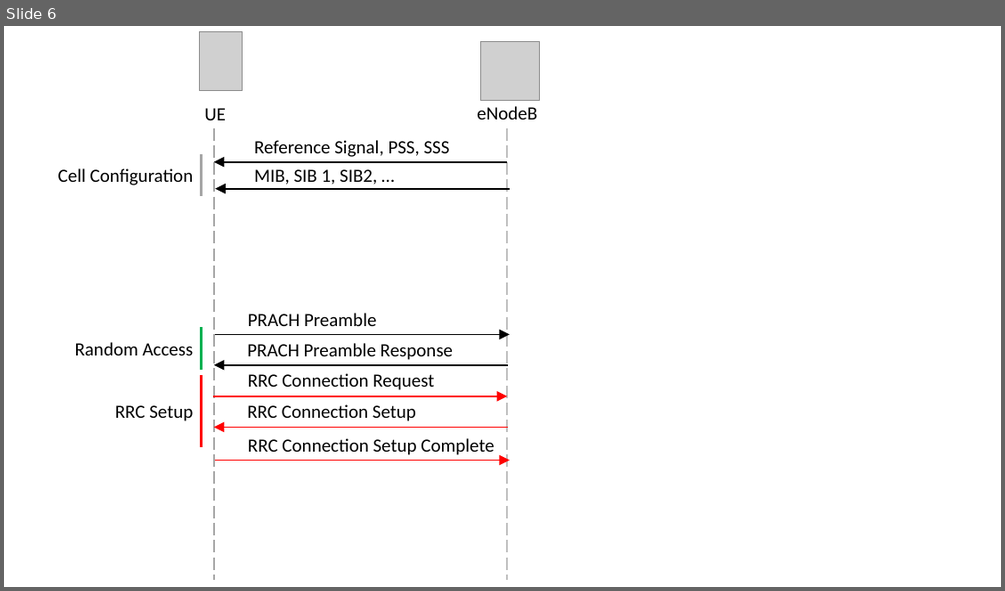
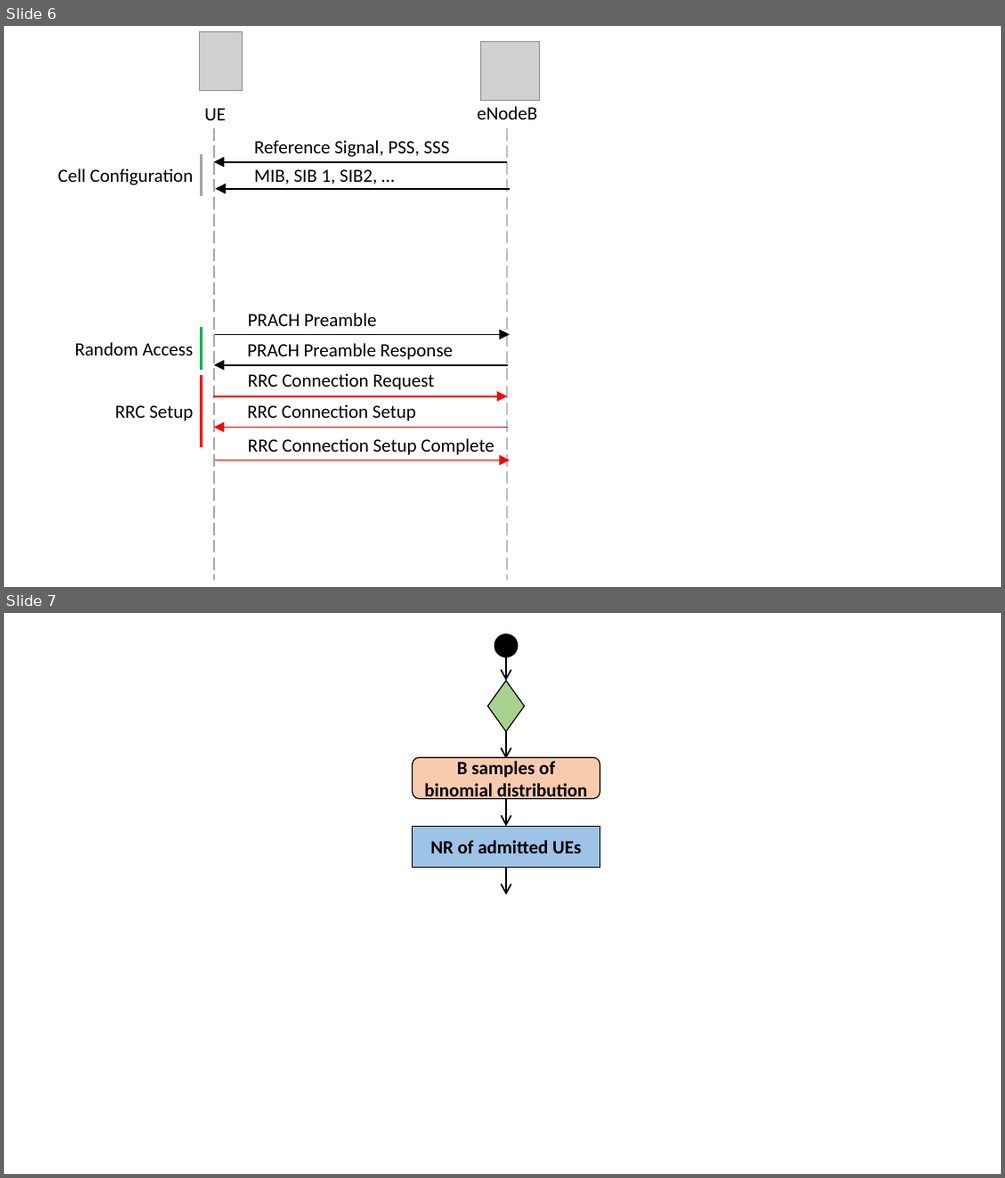
Before and after one commit to lkleinbe/ma_seminar, a slide deck: Figures/Figures_new.pptx. Shown one above the other, each under a label of ours: slide 6 before the commit, slides 6 and 7 after it. The pictures are 1005x591 and 1005x1178 pixels, drawn with LibreOffice and Linux fonts; fonts in the diff are those of the drawing; grey boxes stand for pictures. Boxes give left, top, right and bottom in pixels: in the first picture for what was removed or moved away, otherwise in the second. Text is boxed around its words. In the diff, an @@ line names an element or a change of style, - is before the commit and + after.

```diff
--- a/Figures/Figures_new.pptx
+++ b/Figures/Figures_new.pptx
@@ slide 7 added at (4, 613, 1001, 1174), background #FFFFFF @@
@@ ellipse added at (494, 634, 518, 657), fill #000000, outline #000000 1 pt @@
@@ arrow added from (506, 657) to (506, 681), #000000 1.5 pt @@
@@ diamond added at (488, 681, 525, 731), fill #A9D18E, outline #000000 1 pt @@
@@ arrow added from (506, 731) to (506, 759), #000000 1.5 pt @@
@@ rounded rectangle added at (413, 757, 600, 798), fill #F8CBAD, outline #000000 1 pt, 18 pt, text #000000, bold @@
+B samples of binomial distribution
@@ arrow added from (507, 798) to (506, 826), #000000 1.5 pt @@
@@ rectangle added at (413, 826, 600, 868), fill #9DC3E6, outline #000000 1 pt, 18 pt, text #000000, bold @@
+NR of admitted UEs
@@ arrow added from (506, 868) to (507, 895), #000000 1.5 pt @@
```
Also in this commit, not shown: 3 other slides added, 7 other files.
